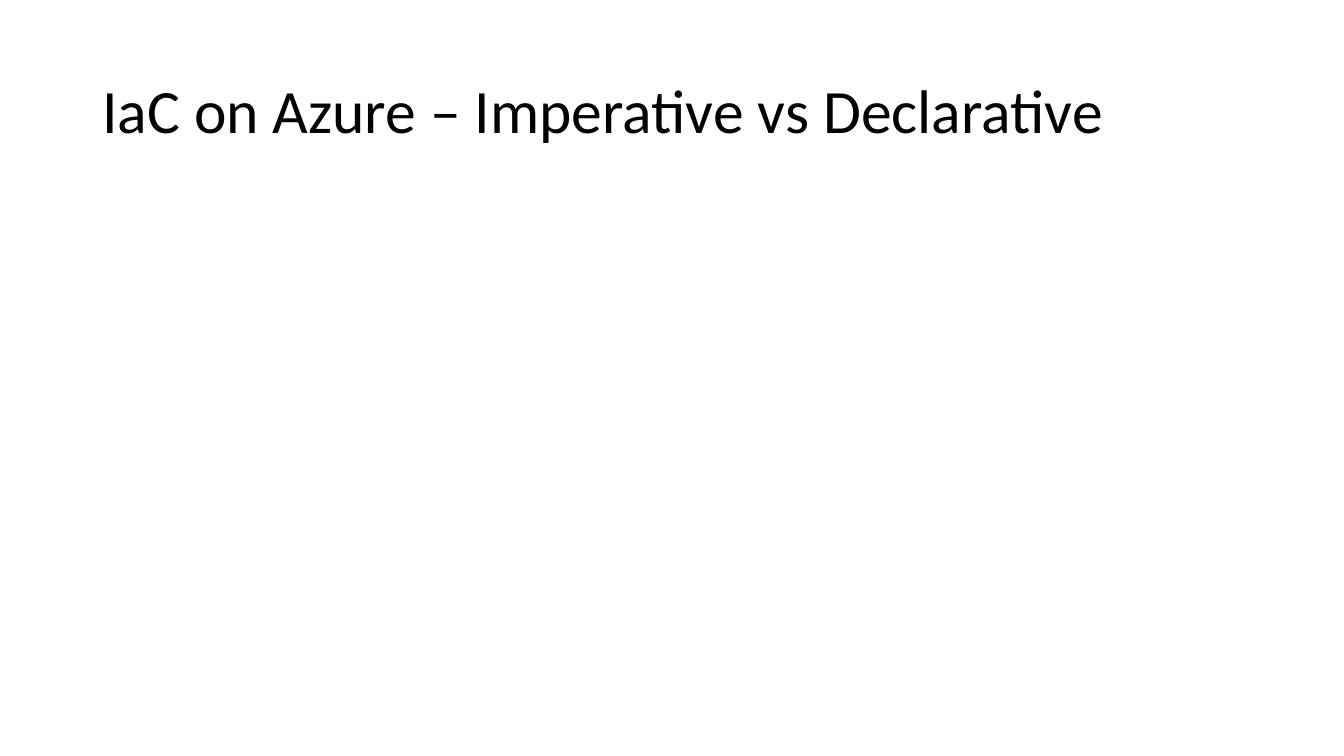
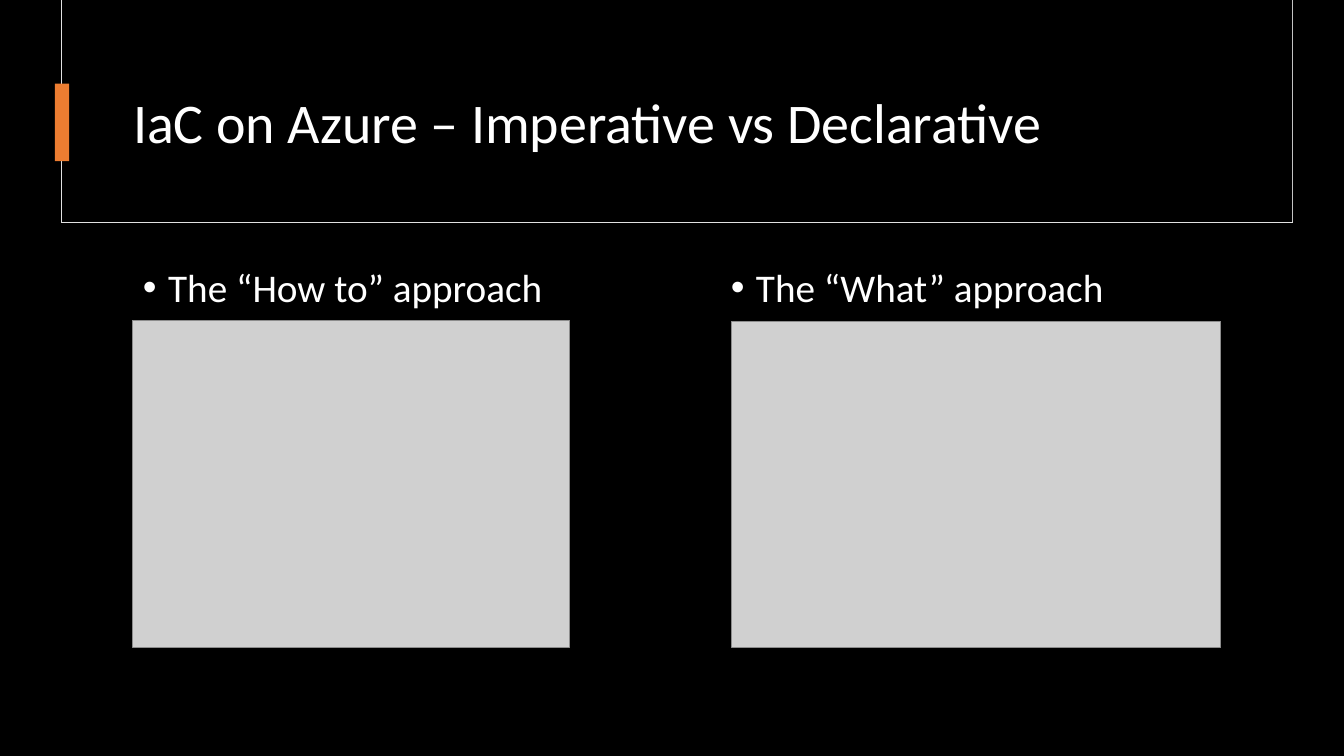
Before and after one commit to fortunkam/terraform-101, a slide deck: slide 3 of presentation/Terraform 101.pptx. Drawn at 1344x756 pixels with LibreOffice and Linux fonts; fonts in the diff are those of the drawing; grey boxes stand for pictures; background and template pictures are left out. Boxes give left, top, right and bottom in pixels: in the first picture for what was removed or moved away, otherwise in the second. Text is boxed around its words. In the diff, an @@ line names an element or a change of style, - is before the commit and + after.

```diff
--- a/presentation/Terraform 101.pptx
+++ b/presentation/Terraform 101.pptx
@@ background #FFFFFF to #000000 @@
@@ rectangle added at (x1=62, y1=0, x2=1293, y2=223), fill #000000, outline #E1E1E1 0.75 pt @@
@@ rectangle added at (x1=63, y1=0, x2=1293, y2=222), fill #000000 @@
@@ rectangle added at (x1=55, y1=84, x2=70, y2=161), fill #ED7D31 @@
@@ title "IaC on Azure – Imperative ..." moved from (x1=102, y1=90, x2=1102, y2=143) to (x1=133, y1=104, x2=1041, y2=152) @@
@@ title "IaC on Azure – Imperative ..." at (x1=133, y1=104, x2=1041, y2=152): size 44 to 40 pt, text colour #000000 to #FFFFFF @@
@@ text added at (x1=168, y1=274, x2=542, y2=309), 28 pt, text #FFFFFF @@
+• The “How to” approach
@@ text added at (x1=756, y1=274, x2=1103, y2=309), 28 pt, text #FFFFFF @@
+• The “What” approach
@@ picture added at (x1=133, y1=321, x2=570, y2=648) @@
@@ picture added at (x1=732, y1=322, x2=1221, y2=648) @@
```
Also in this commit, not shown: 5 other slides changed, 6 slides added, 18 slides removed, 8 other files.
